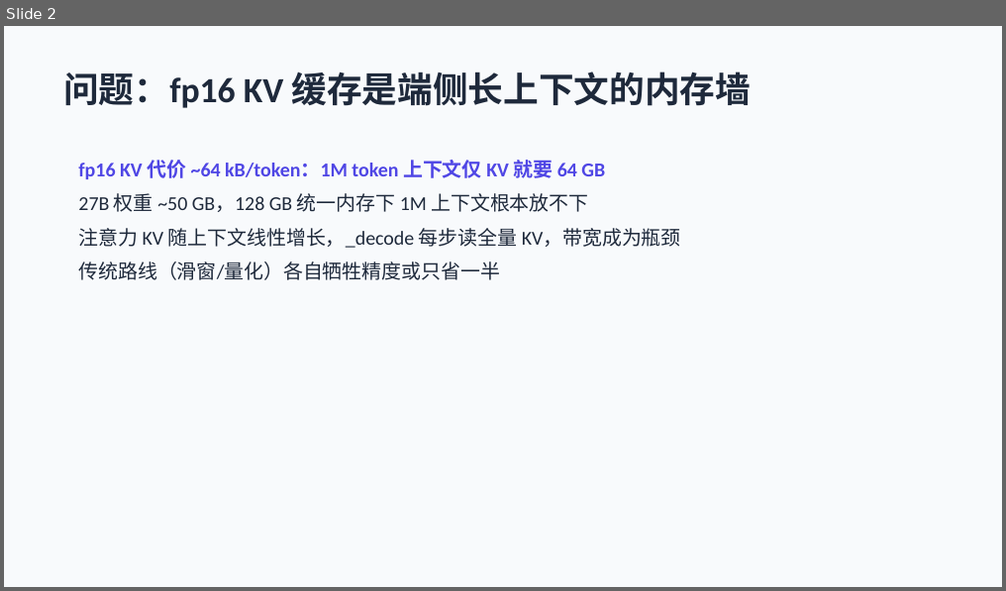
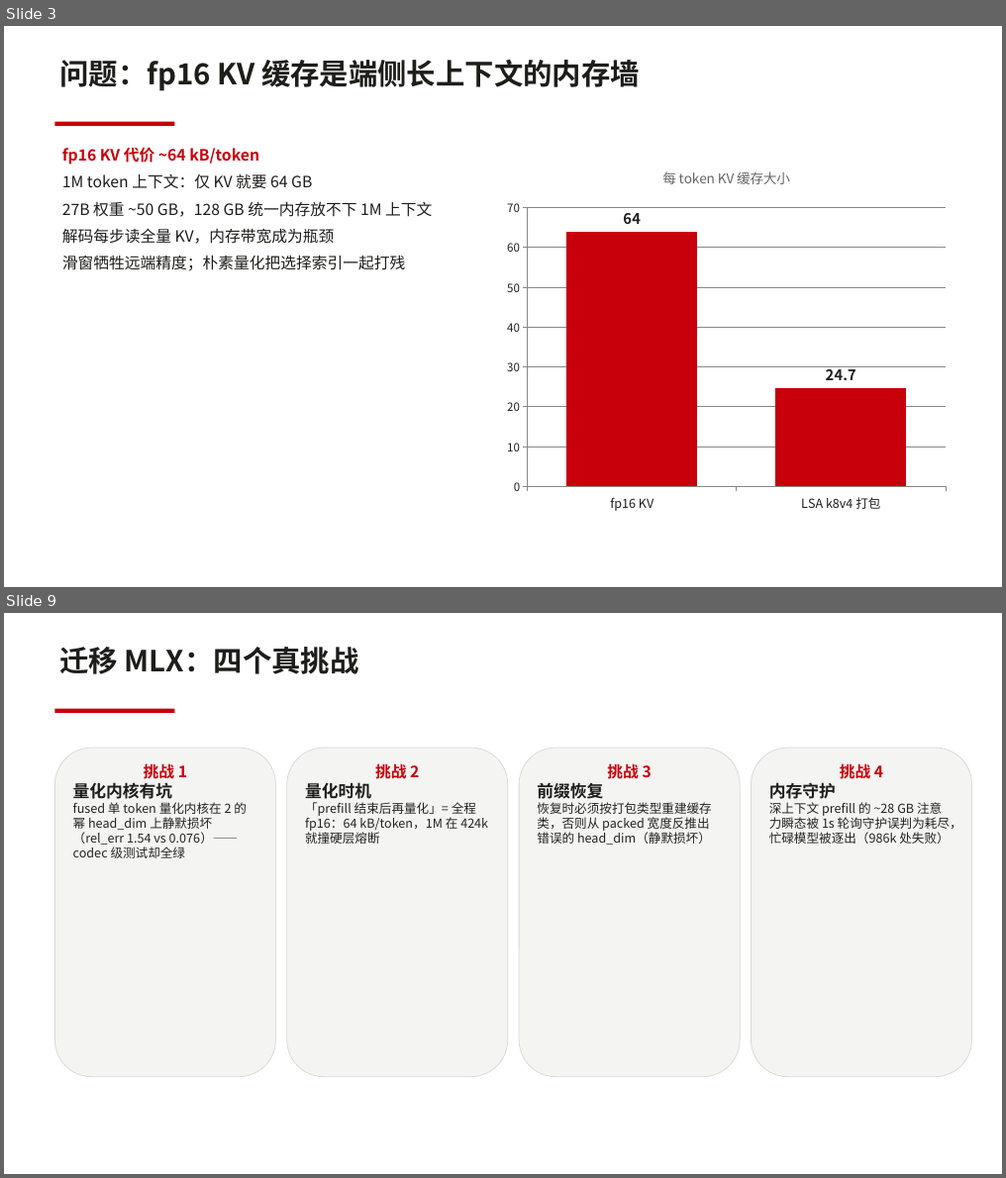
Before and after one commit to dahai80/fusion-lsa, a slide deck: docs/latent-spars-attention-mlx.pptx. Shown one above the other, each under a label of ours: slide 2 before the commit, slides 3 and 9 after it; the slides between them are not shown. The pictures are 1006x591 and 1006x1178 pixels, drawn with LibreOffice and Linux fonts; fonts in the diff are those of the drawing. Boxes give left, top, right and bottom in pixels: in the first picture for what was removed or moved away, otherwise in the second. Text is boxed around its words. In the diff, an @@ line names an element or a change of style, - is before the commit and + after.

```diff
--- a/docs/latent-spars-attention-mlx.pptx
+++ b/docs/latent-spars-attention-mlx.pptx
@@ slide 9 added at (4,613,1002,1174), background #FFFFFF @@
@@ text added at (60,647,359,674), 28 pt, text #1D1D1A, bold @@
+迁移 MLX：四个真挑战
@@ rectangle added at (54,709,174,713), fill #C7000B @@
@@ rounded rectangle added at (54,748,275,1077), fill #F4F4F2, outline #D9D9D6 0.75 pt, 12 pt, text #232323 @@
+挑战 1
+量化内核有坑
+fused 单 token 量化内核在 2 的幂 head_dim 上静默损坏（rel_err 1.54 vs 0.076）——codec 级测试却全绿
@@ rounded rectangle added at (287,748,508,1077), fill #F4F4F2, outline #D9D9D6 0.75 pt, 12 pt, text #232323 @@
+挑战 2
+量化时机
+「prefill 结束后再量化」= 全程 fp16：64 kB/token，1M 在 424k 就撞硬层熔断
@@ rounded rectangle added at (519,748,740,1077), fill #F4F4F2, outline #D9D9D6 0.75 pt, 12 pt, text #232323 @@
+挑战 3
+前缀恢复
+恢复时必须按打包类型重建缓存类，否则从 packed 宽度反推出错误的 head_dim（静默损坏）
@@ rounded rectangle added at (751,748,972,1077), fill #F4F4F2, outline #D9D9D6 0.75 pt, 12 pt, text #232323 @@
+挑战 4
+内存守护
+深上下文 prefill 的 ~28 GB 注意力瞬态被 1s 轮询守护误判为耗尽，忙碌模型被逐出（986k 处失败）
@@ what was slide 2 is now slide 3 @@
@@ slide 3 changed as well @@
@@ rectangle removed at (4,26,1002,587) @@
@@ text "问题：fp16 KV 缓存是端侧长上下文的内存墙": place and size @@
-text "问题：fp16 KV 缓存是端侧长上下文的内存墙" at (63,72,751,108)
+text "问题：fp16 KV 缓存是端侧长上下文的内存墙" at (60,60,640,91)
@@ text "问题：fp16 KV 缓存是端侧长上下文的内存墙" at (60,60,640,91): size 34 to 28 pt, font Calibri to Noto Sans CJK SC, text colour #1E293B to #1D1D1A @@
@@ rectangle added at (54,122,174,126), fill #C7000B @@
@@ text at (62,147,432,272): text changed; size 19 to 15 pt; font Calibri to Noto Sans CJK SC; text colour #1E293B to #1D1D1A @@
-fp16 KV 代价 ~64 kB/token：1M token 上下文仅 KV 就要 64 GB
-27B 权重 ~50 GB，128 GB 统一内存下 1M 上下文根本放不下
-注意力 KV 随上下文线性增长，_decode 每步读全量 KV，带宽成为瓶颈
-传统路线（滑窗/量化）各自牺牲精度或只省一半
+fp16 KV 代价 ~64 kB/token
+1M token 上下文：仅 KV 就要 64 GB
+27B 权重 ~50 GB，128 GB 统一内存放不下 1M 上下文
+解码每步读全量 KV，内存带宽成为瓶颈
+滑窗牺牲远端精度；朴素量化把选择索引一起打残
@@ column chart added at (498,154,954,520) @@
+title "每 token KV 缓存大小"
+categories: fp16 KV, LSA k8v4 打包
+Series 1: 64, 24.7
```
Also in this commit, not shown: 5 other slides changed, 10 other slides added, 3 slides removed.
